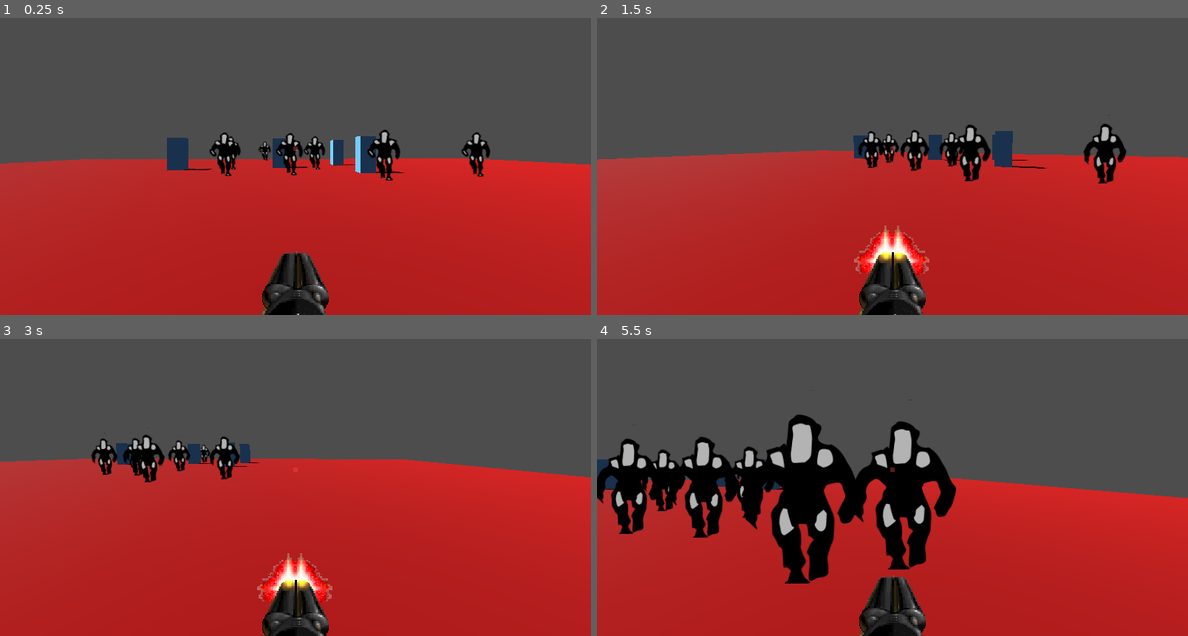
Above: before the commit, frames 1-4 (two rows, left to right).
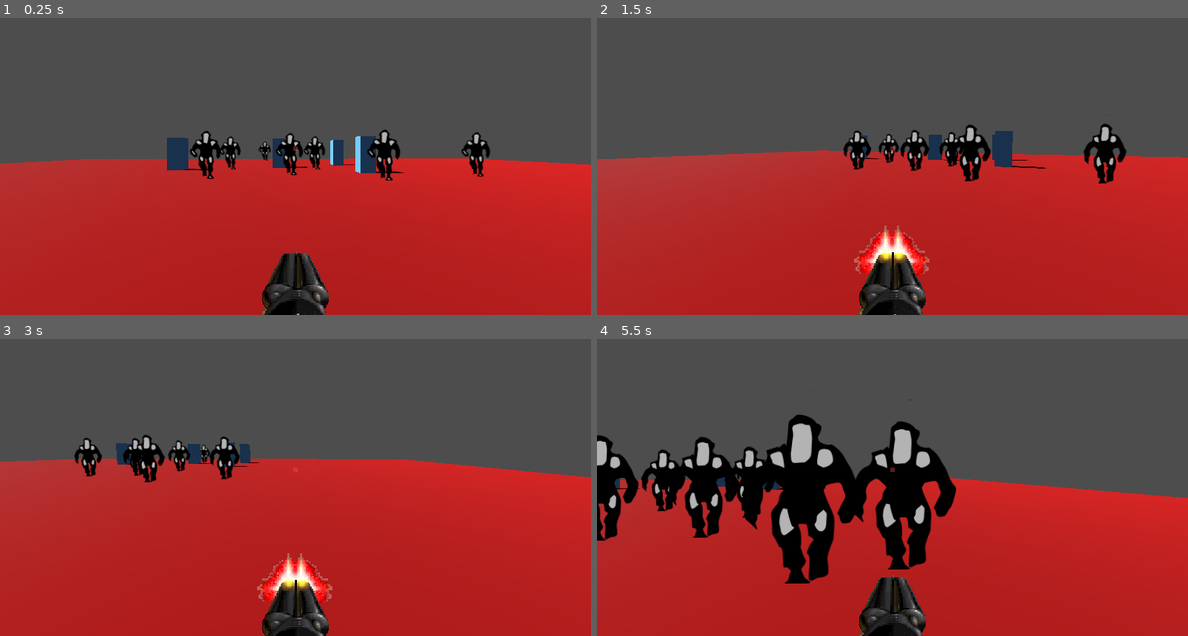
Above: after the commit, the same moments.

Repository: AArthurius/Gun-Game-3D
Game: Godot game, scene res://Scenes/level.tscn
Two runs of this game, one before a commit and one after it. Both use one fixed random seed, a clock stepped at 60 frames per second and the inputs below.
Inputs (mouse positions are in pixels of both pictures, inside the frame that each line leads up to):
- Up to frame 1 (0.25 s): no input
- Up to frame 2 (1.5 s): move the mouse to (922, 148) at 0.52 s; hold D (right) 0.53-1.28 s; tap W (foward) at 0.6 s; tap Space (jump) at 0.77 s; move the mouse to (862, 148) at 1.27 s; hold S (backwards) from 1.28 s (still down); click (862, 148) at 1.35 s
- Up to frame 3 (3 s): tap Space (jump) at 1.52 s; move the mouse to (307, 463) at 2.02 s; release S (backwards) at 2.03 s; hold D (right) from 2.03 s (still down); tap W (foward) at 2.1 s; move the mouse to (289, 475) at 2.77 s; click (289, 475) at 2.85 s
- Up to frame 4 (5.5 s): tap Space (jump) at 3.02, 3.77, 4.52 s; move the mouse to (933, 472) at 3.52 s; release D (right) at 3.53 s; hold A (left) 3.53-5.03 s; tap W (foward) at 3.6, 5.1 s; move the mouse to (845, 466) at 4.27 s; click (845, 466) at 4.35 s; move the mouse to (898, 469) at 5.02 s; hold S (backwards) from 5.03 s (still down)

The runs differ from the first frame. In frame 1, 0.6% of the frame differs, in the area x 32-41%, y 38-55%; in frame 2, 0.5%; in frame 3, 0.5%; in frame 4, 2.0%, in the area x 0-11%, y 32-68%.

Commit message:
Update level.tscn

Diff:
--- a/Scenes/level.tscn
+++ b/Scenes/level.tscn
@@ -106,4 +106,4 @@
 transform = Transform3D(1, 0, 0, 0, 1, 0, 0, 0, 1, -0.212352, 7.15256e-07, 3.02866)
 
 [node name="Enemy7" parent="Enemies" instance=ExtResource("2_1flyc")]
-transform = Transform3D(1, 0, 0, 0, 1, 0, 0, 0, 1, 3.58481, 7.15256e-07, 2.71176)
+transform = Transform3D(1, 0, 0, 0, 1, 0, 0, 0, 1, 4.2628, 7.15256e-07, 1.71305)
